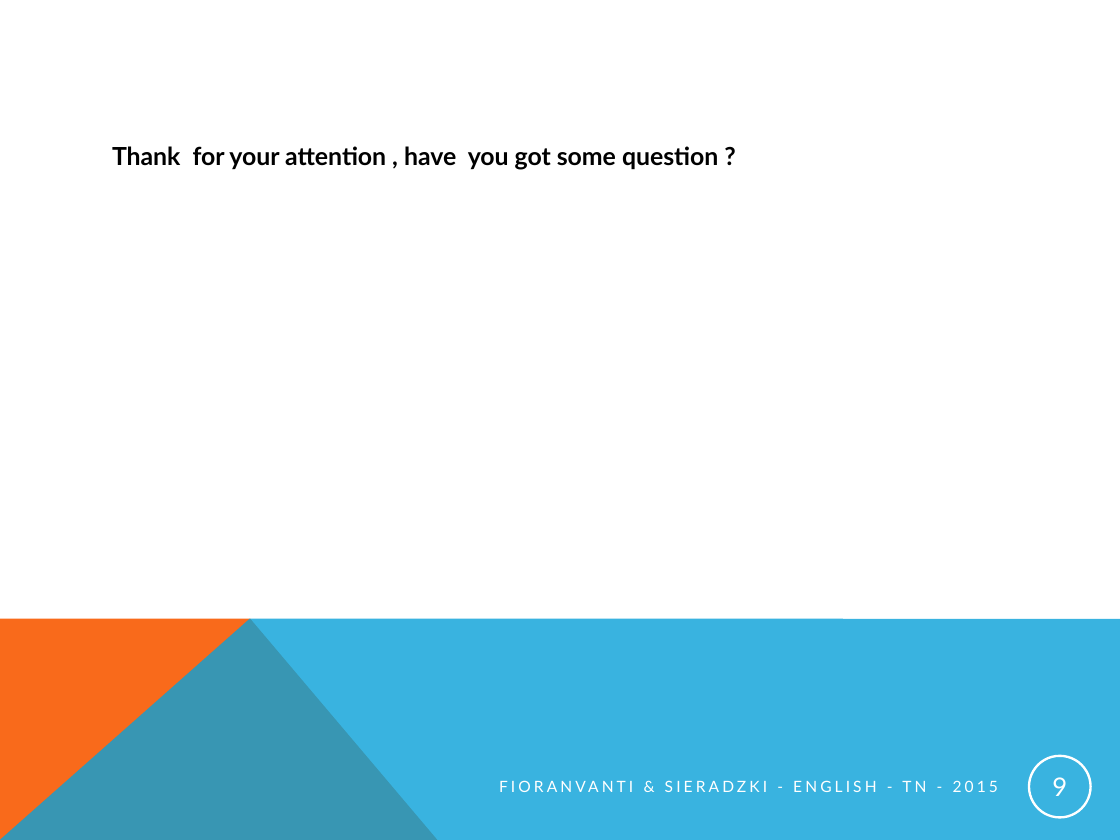
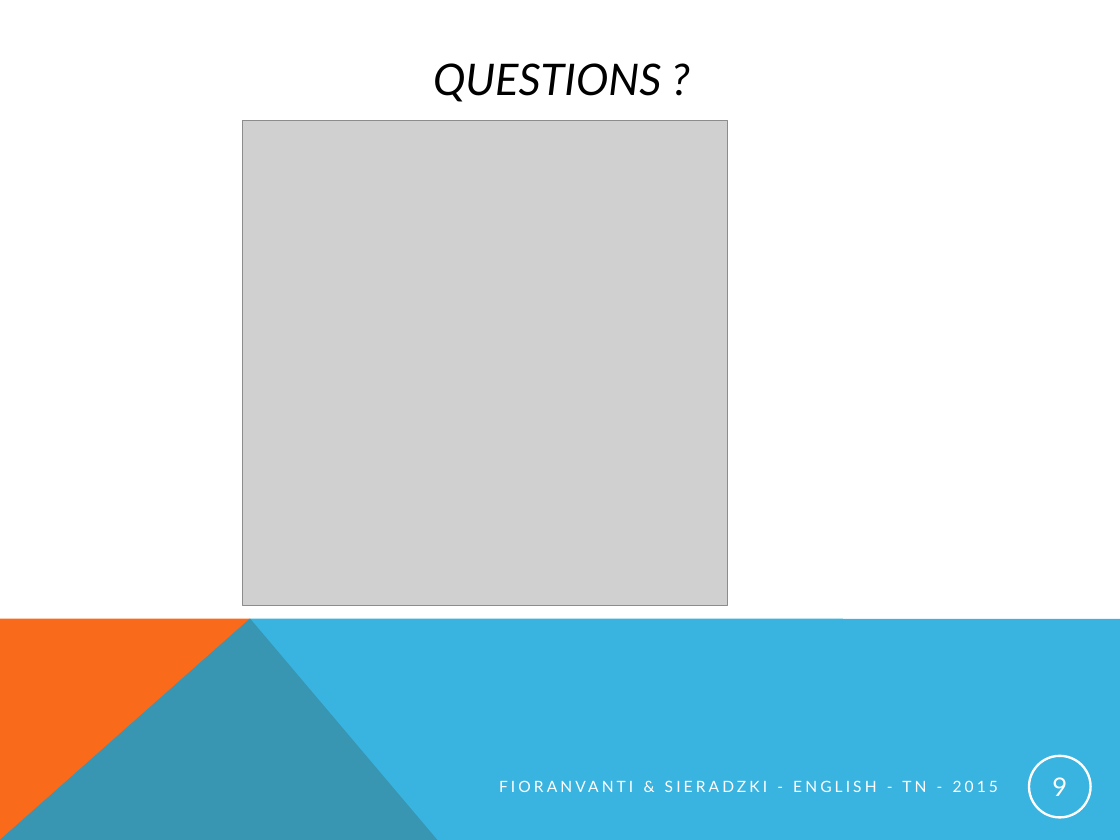
Before and after one commit to pINKmUNster/Projet_Anglais, a slide deck: slide 9 of English_presentation_project.pptx. Drawn at 1120x840 pixels with LibreOffice and Linux fonts; fonts in the diff are those of the drawing; grey boxes stand for pictures. Boxes give left, top, right and bottom in pixels: in the first picture for what was removed or moved away, otherwise in the second. Text is boxed around its words. In the diff, an @@ line names an element or a change of style, - is before the commit and + after.

```diff
--- a/English_presentation_project.pptx
+++ b/English_presentation_project.pptx
@@ title added at [433, 63, 661, 102], 28 pt, text #000000, italic @@
+QUESTIONS ?
@@ text removed at [112, 146, 718, 170] @@
-Thank for your attention , have you got some question ?
@@ picture added at [243, 120, 728, 605] @@
```
Also in this commit, not shown: 7 other slides changed.
